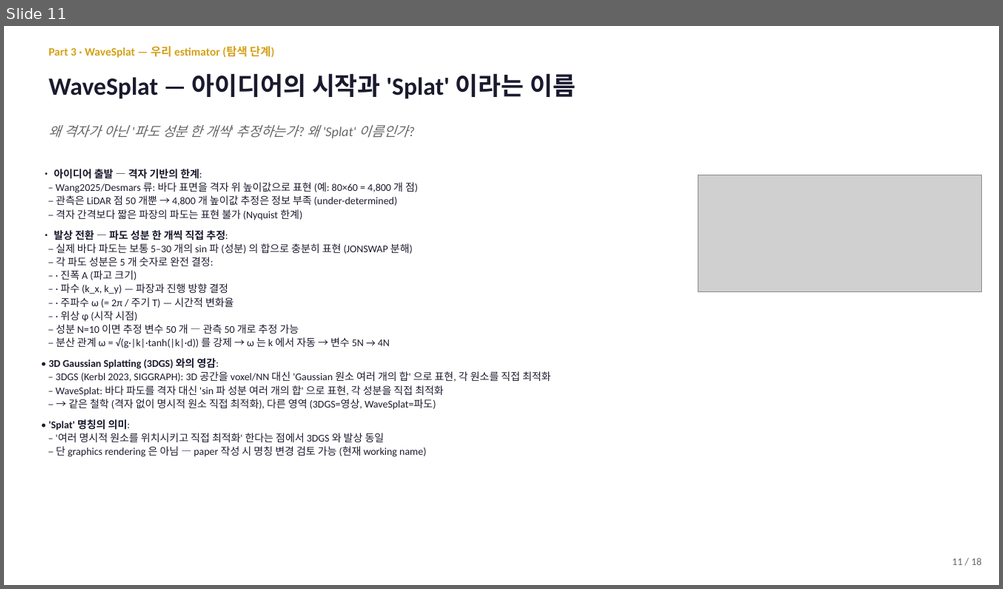
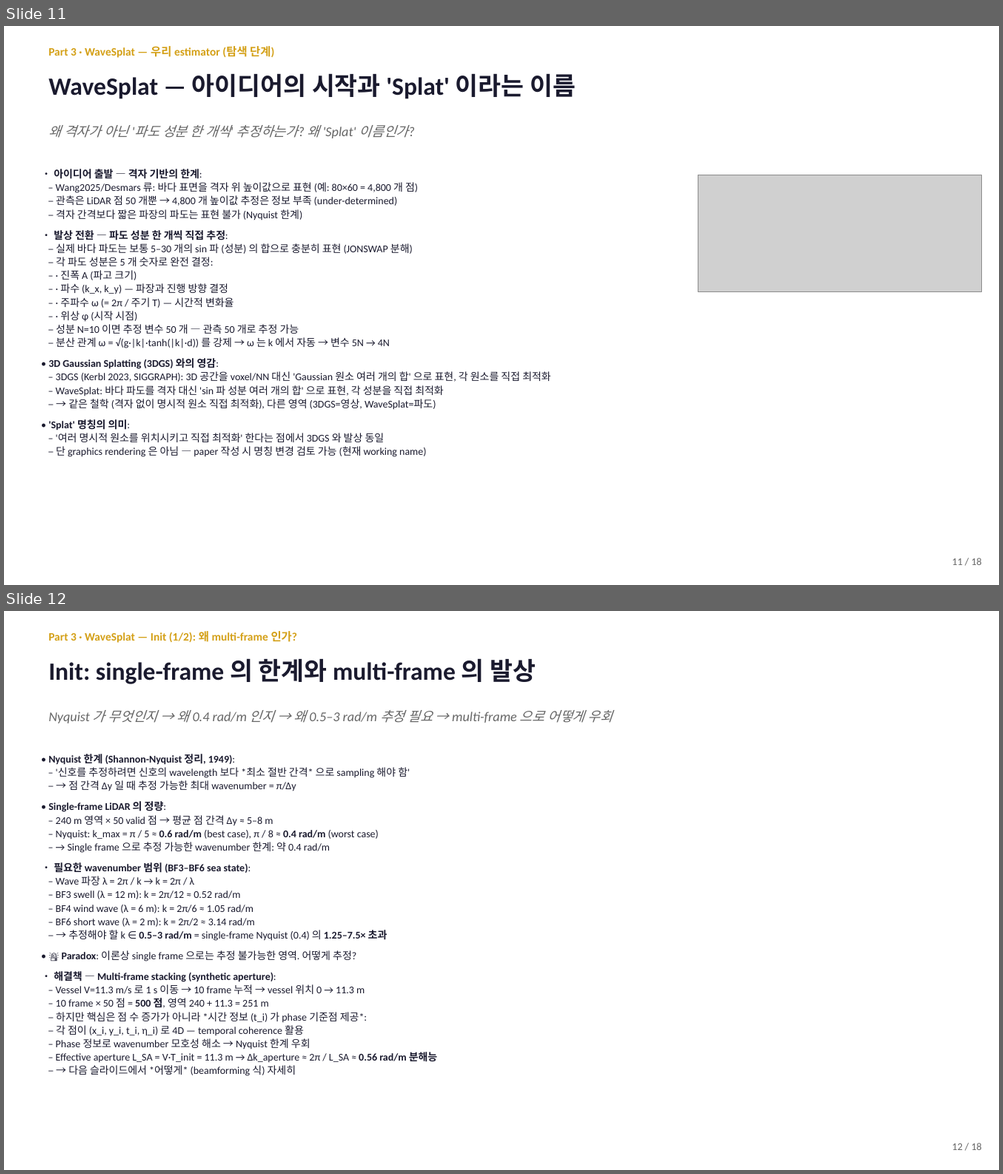
Before and after one commit to SAEYONGPARK94/wavesplat, a slide deck: wavesplat/docs/labmeeting_2026_05_13.pptx. Shown one above the other, each under a label of ours: slide 11 before the commit, slides 11 and 12 after it. The pictures are 1003x589 and 1003x1174 pixels, drawn with LibreOffice and Linux fonts; fonts in the diff are those of the drawing; grey boxes stand for pictures. Boxes give left, top, right and bottom in pixels: in the first picture for what was removed or moved away, otherwise in the second. Text is boxed around its words. In the diff, an @@ line names an element or a change of style, - is before the commit and + after.

```diff
--- a/wavesplat/docs/labmeeting_2026_05_13.pptx
+++ b/wavesplat/docs/labmeeting_2026_05_13.pptx
@@ slide 12 added at (4,611,999,1170), background #FFFFFF @@
@@ text added at (48,629,298,644), 11 pt, text #D4A017, bold @@
+Part 3 · WaveSplat — Init (1/2): 왜 multi-frame 인가?
@@ text added at (48,658,535,684), 24 pt, text #1A1A2E, bold @@
+Init: single-frame 의 한계와 multi-frame 의 발상
@@ text added at (48,710,612,723), 13 pt, text #666666, italic @@
+Nyquist 가 무엇인지 → 왜 0.4 rad/m 인지 → 왜 0.5–3 rad/m 추정 필요 → multi-frame 으로 어떻게 우회
@@ text added at (48,754,438,1076), 10 pt, text #1A1A2E @@
+• Nyquist 한계 (Shannon-Nyquist 정리, 1949):
+– '신호를 추정하려면 신호의 wavelength 보다 *최소 절반 간격* 으로 sampling 해야 함'
+– → 점 간격 Δy 일 때 추정 가능한 최대 wavenumber = π/Δy
+• Single-frame LiDAR 의 정량:
+– 240 m 영역 × 50 valid 점 → 평균 점 간격 Δy ≈ 5–8 m
+– Nyquist: k_max = π / 5 ≈ 0.6 rad/m (best case), π / 8 ≈ 0.4 rad/m (worst case)
+– → Single frame 으로 추정 가능한 wavenumber 한계: 약 0.4 rad/m
+• 필요한 wavenumber 범위 (BF3–BF6 sea state):
+– Wave 파장 λ = 2π / k → k = 2π / λ
+– BF3 swell (λ = 12 m): k = 2π/12 ≈ 0.52 rad/m
+– BF4 wind wave (λ = 6 m): k = 2π/6 ≈ 1.05 rad/m
+– BF6 short wave (λ = 2 m): k = 2π/2 ≈ 3.14 rad/m
+– → 추정해야 할 k ∈ 0.5–3 rad/m = single-frame Nyquist (0.4) 의 1.25–7.5× 초과
+• 🚨 Paradox: 이론상 single frame 으로는 추정 불가능한 영역. 어떻게 추정?
+• 해결책 — Multi-frame stacking (synthetic aperture):
+– Vessel V=11.3 m/s 로 1 s 이동 → 10 frame 누적 → vessel 위치 0 → 11.3 m
+– 10 frame × 50 점 = 500 점, 영역 240 + 11.3 = 251 m
+– 하지만 핵심은 점 수 증가가 아니라 *시간 정보 (t_i) 가 phase 기준점 제공*:
+– 각 점이 (x_i, y_i, t_i, η_i) 로 4D — temporal coherence 활용
+– Phase 정보로 wavenumber 모호성 해소 → Nyquist 한계 우회
+– Effective aperture L_SA = V·T_init = 11.3 m → Δk_aperture ≈ 2π / L_SA ≈ 0.56 rad/m 분해능
+– → 다음 슬라이드에서 *어떻게* (beamforming 식) 자세히
@@ text added at (952,1143,982,1150), 10 pt, text #666666 @@
+12 / 18
```
Also in this commit, not shown: 2 slides changed, 1 other slide added, 4 other files.
